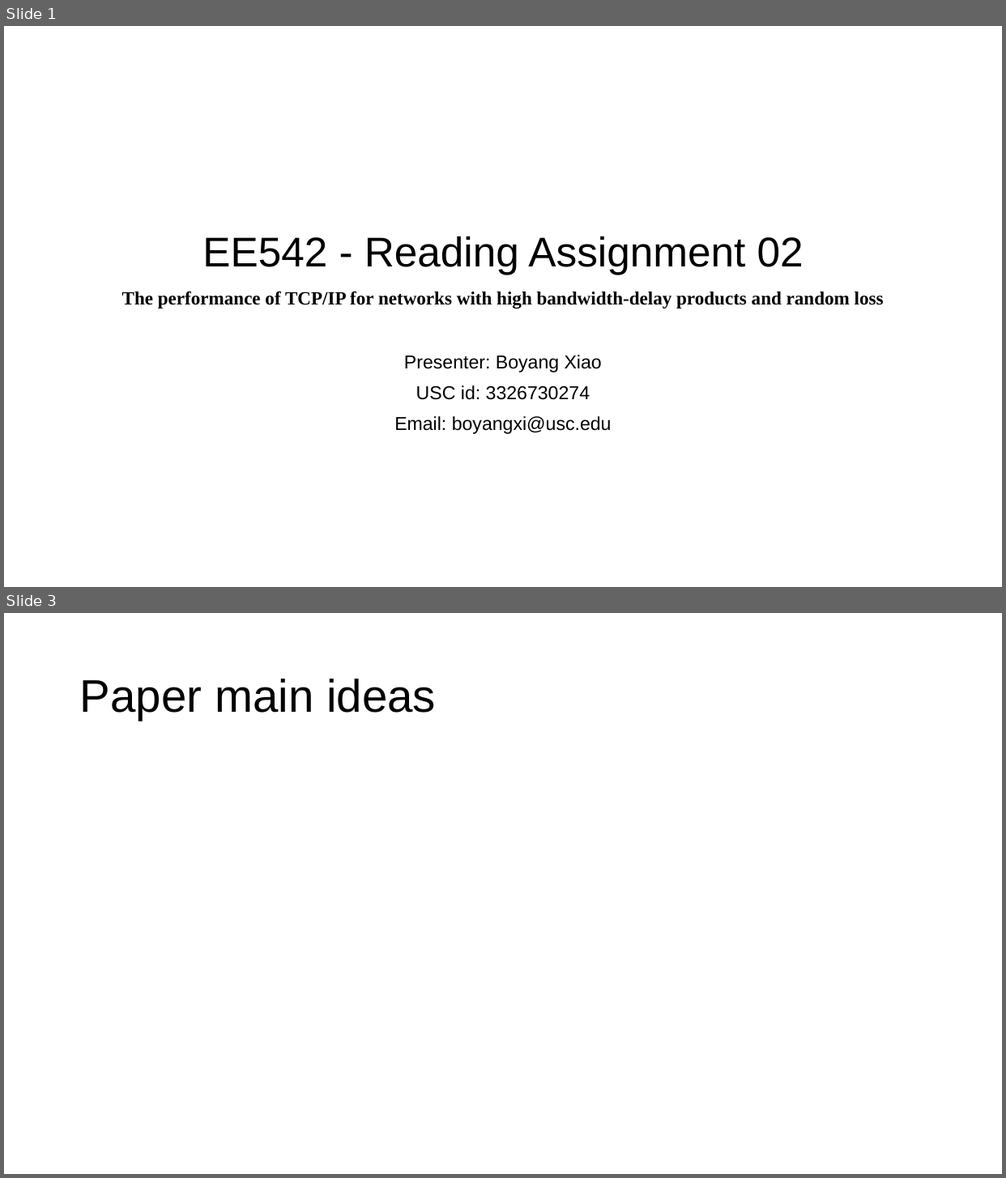
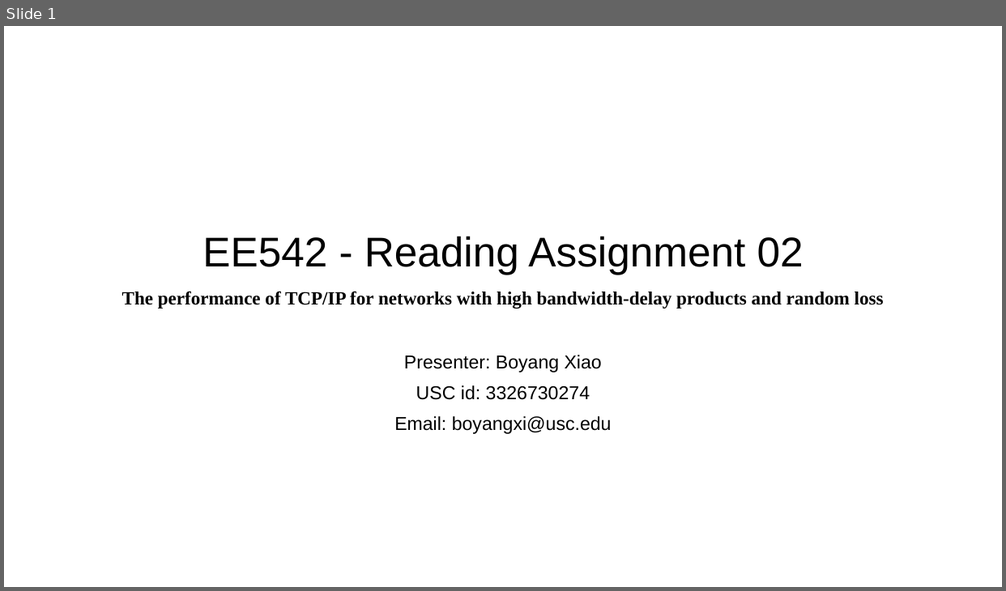
Before and after one commit to SeanXiaoby/ee542_projects, a slide deck: Reading Assignments/02/Reading-02-Boyang Xiao.pptx. Shown one above the other, each under a label of ours: slides 1 and 3 before the commit, slide 1 after it; the slides between them are not shown. The pictures are 1006x1178 and 1006x591 pixels, drawn with LibreOffice and Linux fonts; fonts in the diff are those of the drawing. Boxes give left, top, right and bottom in pixels: in the first picture for what was removed or moved away, otherwise in the second. Text is boxed around its words. In the diff, an @@ line names an element or a change of style, - is before the commit and + after.

```diff
--- a/Reading Assignments/02/Reading-02-Boyang Xiao.pptx
+++ b/Reading Assignments/02/Reading-02-Boyang Xiao.pptx
@@ slide 3 removed at (4,613,1002,1174), background #FFFFFF @@
@@ title removed at (80,679,436,720) @@
-Paper main ideas
```
Also in this commit, not shown: 1 slide changed, 7 slides added.
